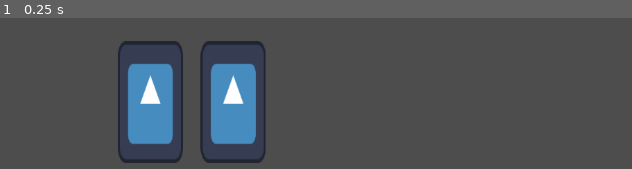
Above: before the commit, frame 1.
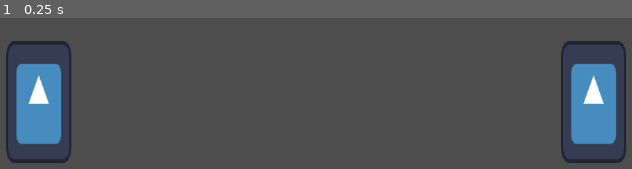
Above: after the commit, the same moment.

Repository: CanadianPS1/ChristmasShakedown
Game: Godot game, scene res://Sceens/GamePlay.tscn
Two runs of this game, one before a commit and one after it. Both use one fixed random seed, a clock stepped at 60 frames per second and the inputs below. This scene is started directly instead of the project's main scene. The engine's default icon, where the game draws it, is replaced by a stand-in: a white triangle on a blue panel in a dark square.
Inputs:
- Up to frame 1 (0.25 s): no input

The runs differ from the first frame. In frame 1, 19% of the frame differs, in the area x 0-100%, y 15-97%.

Commit message:
Player state
now handles win conditions

Diff:
--- /dev/null
+++ b/x-mas-shakedown--the-grinch-who-hooked-a-who/GameState.gd
@@ -0,0 +1,28 @@
+extends Node
+
+var player1_score = 0
+var player2_score = 0
+var current_round = 1
+var rounds_to_win = 3  # best of 3
+var game_winner_id
+func on_player_win(winning_player_id: int):
+	if winning_player_id == 1:
+		player1_score += 1
+	else:
+		player2_score += 1
+
+	print("Player " + str(winning_player_id) + " wins round " + str(current_round))
+	current_round += 1
+
+	# check if someone has won the match
+	if player1_score >= rounds_to_win || player2_score >= rounds_to_win:
+		if player1_score > player2_score:
+			game_winner_id = 1
+		elif player2_score > player1_score:
+			game_winner_id = 2
+
+		get_tree().change_scene_to_file("res://sceens/PlayerWins.tscn")
+		print("Winner" + str(game_winner_id))
+	else:
+		# nobody has won the match yet, start next round
+		get_tree().reload_current_scene()
--- a/x-mas-shakedown--the-grinch-who-hooked-a-who/Sceens/GamePlay.tscn
+++ b/x-mas-shakedown--the-grinch-who-hooked-a-who/Sceens/GamePlay.tscn
@@ -15,7 +15,7 @@
 [sub_resource type="RectangleShape2D" id="RectangleShape2D_ud5e3"]
 size = Vector2(1125.5, 20)
 
-[sub_resource type="CapsuleShape2D" id="CapsuleShape2D_62mge"]
+[sub_resource type="CapsuleShape2D" id="CapsuleShape2D_68qrh"]
 radius = 48.0
 height = 178.0
 
@@ -27,6 +27,10 @@
 
 [sub_resource type="RectangleShape2D" id="RectangleShape2D_8v46g"]
 size = Vector2(204, 87.555)
+
+[sub_resource type="CapsuleShape2D" id="CapsuleShape2D_62mge"]
+radius = 48.0
+height = 178.0
 
 [node name="Game" type="Node2D" unique_id=1491194938]
 
@@ -54,7 +58,7 @@
 position = Vector2(-1, -31)
 
 [node name="Player1" type="CharacterBody2D" parent="." unique_id=38468320]
-position = Vector2(-119.525, 126.055)
+position = Vector2(-400, 150)
 floor_constant_speed = true
 floor_max_angle = 1.213
 floor_snap_length = 14.8
@@ -65,7 +69,7 @@
 texture = ExtResource("1_dsmy1")
 
 [node name="Hitbox" type="CollisionShape2D" parent="Player1" unique_id=719732252]
-shape = SubResource("CapsuleShape2D_62mge")
+shape = SubResource("CapsuleShape2D_68qrh")
 
 [node name="PunchHurtbox" type="Area2D" parent="Player1" unique_id=1415402131]
 position = Vector2(100, -20)
@@ -96,7 +100,7 @@
 debug_color = Color(0.8117647, 0, 0.18039216, 0.41960785)
 
 [node name="Player2" type="CharacterBody2D" parent="." unique_id=1453117527]
-position = Vector2(-239.05, 252.11)
+position = Vector2(400, 150)
 floor_constant_speed = true
 floor_max_angle = 1.213
 floor_snap_length = 14.8
--- a/x-mas-shakedown--the-grinch-who-hooked-a-who/Sceens/MenuSceen.tscn
+++ b/x-mas-shakedown--the-grinch-who-hooked-a-who/Sceens/MenuSceen.tscn
@@ -1,15 +1,17 @@
-[gd_scene load_steps=2 format=3 uid="uid://cncltiowchbl2"]
+[gd_scene format=3 uid="uid://cncltiowchbl2"]
 
 [ext_resource type="Script" uid="uid://b082ygwuo1n4r" path="res://Scripts/ButtonHandler.gd" id="1_2bfgj"]
+[ext_resource type="Script" uid="uid://cmloy5v66lnhf" path="res://GameState.gd" id="1_dwew8"]
 
-[node name="Node2D" type="Node2D"]
+[node name="Node2D" type="Node2D" unique_id=211424910]
+script = ExtResource("1_dwew8")
 
-[node name="UI" type="Node2D" parent="."]
+[node name="UI" type="Node2D" parent="." unique_id=473035526]
 script = ExtResource("1_2bfgj")
 
-[node name="MainMenu" type="Node2D" parent="UI"]
+[node name="MainMenu" type="Node2D" parent="UI" unique_id=1447129973]
 
-[node name="MovesButton" type="Button" parent="UI/MainMenu"]
+[node name="MovesButton" type="Button" parent="UI/MainMenu" unique_id=716935934]
 offset_left = -198.0
 offset_top = -19.0
 offset_right = 194.0
@@ -17,7 +19,7 @@
 mouse_default_cursor_shape = 2
 text = "Moves"
 
-[node name="ExitButton" type="Button" parent="UI/MainMenu"]
+[node name="ExitButton" type="Button" parent="UI/MainMenu" unique_id=1586783665]
 offset_left = -199.0
 offset_top = 113.0
 offset_right = 196.0
@@ -25,7 +27,7 @@
 mouse_default_cursor_shape = 2
 text = "Exit"
 
-[node name="PlayButton" type="Button" parent="UI/MainMenu"]
+[node name="PlayButton" type="Button" parent="UI/MainMenu" unique_id=564326159]
 offset_left = -203.0
 offset_top = -168.0
 offset_right = 192.0
@@ -34,10 +36,10 @@
 text = "Play
 "
 
-[node name="CharacterSelect" type="Node2D" parent="UI"]
+[node name="CharacterSelect" type="Node2D" parent="UI" unique_id=1456165397]
 visible = false
 
-[node name="SallyWho" type="Button" parent="UI/CharacterSelect"]
+[node name="SallyWho" type="Button" parent="UI/CharacterSelect" unique_id=1797690453]
 offset_left = 41.0
 offset_top = -172.0
 offset_right = 200.0
@@ -46,7 +48,7 @@
 text = "Sally Who
 "
 
-[node name="Grinch" type="Button" parent="UI/CharacterSelect"]
+[node name="Grinch" type="Button" parent="UI/CharacterSelect" unique_id=613555534]
 offset_left = -188.0
 offset_top = -173.0
 offset_right = -29.0
@@ -55,7 +57,7 @@
 text = "The Grinch
 "
 
-[node name="BackButton" type="Button" parent="UI/CharacterSelect"]
+[node name="BackButton" type="Button" parent="UI/CharacterSelect" unique_id=20303632]
 offset_left = -196.0
 offset_top = 160.0
 offset_right = 199.0
@@ -64,7 +66,7 @@
 text = "Back
 "
 
-[node name="FightButton" type="Button" parent="UI/CharacterSelect"]
+[node name="FightButton" type="Button" parent="UI/CharacterSelect" unique_id=626837003]
 offset_left = -194.0
 offset_top = -294.0
 offset_right = 201.0
@@ -73,10 +75,10 @@
 text = "FIGHT
 "
 
-[node name="PostGame" type="Node2D" parent="UI"]
+[node name="PostGame" type="Node2D" parent="UI" unique_id=239584554]
 visible = false
 
-[node name="ReplayButton" type="Button" parent="UI/PostGame"]
+[node name="ReplayButton" type="Button" parent="UI/PostGame" unique_id=737606937]
 offset_left = 92.0
 offset_top = -96.0
 offset_right = 487.0
@@ -85,7 +87,7 @@
 text = "Replay
 "
 
-[node name="ExitToMainMenuButton" type="Button" parent="UI/PostGame"]
+[node name="ExitToMainMenuButton" type="Button" parent="UI/PostGame" unique_id=976713703]
 offset_left = 93.0
 offset_top = 41.0
 offset_right = 488.0
@@ -93,10 +95,10 @@
 mouse_default_cursor_shape = 2
 text = "Exit to Main Menu"
 
-[node name="Controlls" type="Node2D" parent="UI"]
+[node name="Controlls" type="Node2D" parent="UI" unique_id=17455475]
 visible = false
 
-[node name="SallyWho" type="Button" parent="UI/Controlls"]
+[node name="SallyWho" type="Button" parent="UI/Controlls" unique_id=1599133466]
 offset_left = 41.0
 offset_top = -172.0
 offset_right = 200.0
@@ -105,7 +107,7 @@
 text = "Sally Who
 "
 
-[node name="BackButton" type="Button" parent="UI/Controlls"]
+[node name="BackButton" type="Button" parent="UI/Controlls" unique_id=1602565471]
 offset_left = -196.0
 offset_top = 160.0
 offset_right = 199.0
@@ -114,7 +116,7 @@
 text = "Back
 "
 
-[node name="Grinch" type="Button" parent="UI/Controlls"]
+[node name="Grinch" type="Button" parent="UI/Controlls" unique_id=1698706367]
 offset_left = -188.0
 offset_top = -173.0
 offset_right = -29.0
@@ -123,10 +125,10 @@
 text = "The Grinch
 "
 
-[node name="GrinchControlls" type="Node2D" parent="UI"]
+[node name="GrinchControlls" type="Node2D" parent="UI" unique_id=165756920]
 visible = false
 
-[node name="BackButton" type="Button" parent="UI/GrinchControlls"]
+[node name="BackButton" type="Button" parent="UI/GrinchControlls" unique_id=606058258]
 offset_left = -196.0
 offset_top = 160.0
 offset_right = 199.0
@@ -135,17 +137,17 @@
 text = "Back
 "
 
-[node name="RichTextLabel" type="RichTextLabel" parent="UI/GrinchControlls"]
+[node name="RichTextLabel" type="RichTextLabel" parent="UI/GrinchControlls" unique_id=1700552521]
 offset_left = -56.0
 offset_top = -275.0
 offset_right = 295.0
 offset_bottom = -212.0
 text = "Grinch Controlls"
 
-[node name="SallyControlls" type="Node2D" parent="UI"]
+[node name="SallyControlls" type="Node2D" parent="UI" unique_id=1179835542]
 visible = false
 
-[node name="BackButton" type="Button" parent="UI/SallyControlls"]
+[node name="BackButton" type="Button" parent="UI/SallyControlls" unique_id=80676850]
 offset_left = -196.0
 offset_top = 160.0
 offset_right = 199.0
@@ -154,11 +156,11 @@
 text = "Back
 "
 
-[node name="RichTextLabel" type="RichTextLabel" parent="UI/SallyControlls"]
+[node name="RichTextLabel" type="RichTextLabel" parent="UI/SallyControlls" unique_id=836429772]
 offset_left = -56.0
 offset_top = -275.0
 offset_right = 295.0
 offset_bottom = -212.0
 text = "Sally Who Controlls"
 
-[node name="Camera2D" type="Camera2D" parent="."]
+[node name="Camera2D" type="Camera2D" parent="." unique_id=1594832112]
--- /dev/null
+++ b/x-mas-shakedown--the-grinch-who-hooked-a-who/Sceens/PlayerWins.tscn
@@ -0,0 +1,10 @@
+[gd_scene format=3 uid="uid://bw1plixl8ghq8"]
+
+[node name="PlayerWins" type="Node2D" unique_id=1677709560]
+
+[node name="Label" type="Label" parent="." unique_id=452252800]
+offset_left = 485.0
+offset_top = 297.0
+offset_right = 925.0
+offset_bottom = 561.0
+text = "You win"
--- a/x-mas-shakedown--the-grinch-who-hooked-a-who/Scripts/Player Scripts/BaseCharacterController.gd
+++ b/x-mas-shakedown--the-grinch-who-hooked-a-who/Scripts/Player Scripts/BaseCharacterController.gd
@@ -120,17 +120,12 @@
 		"heavie": damage = 25.0
 
 	if body.has_method("_take_damage"):
-		body._take_damage(damage)
+		body._take_damage(damage, player_id)
 
 
 
-func _take_damage(damage: float):
+func _take_damage(damage: float, attacker_id: int):
 	if current_health > 0:
 		current_health -= damage
 	elif current_health <= 0:
-		_player_win(player_id)
-
-
-func _player_win(player_id: int):
-	print("THis Player wins")
-	print(player_id)
+		GameState.on_player_win(attacker_id)
--- a/x-mas-shakedown--the-grinch-who-hooked-a-who/Scripts/Player Scripts/Player1Controller.gd
+++ /dev/null
@@ -1,83 +0,0 @@
-extends CharacterBody2D
-
-const SPEED = 300.0
-const JUMP_VELOCITY = -800.0
-
-# Get gravity from project settings to be consistent with rigid bodies
-var gravity = ProjectSettings.get_setting("physics/2d/default_gravity")
-var currentAttack = "";
-@onready var crouching = false;
-var Grinch = true;
-func _physics_process(delta):
-	# Add gravity
-	if not is_on_floor():
-		velocity.y += gravity * delta
-	var body
-	var punch;
-	var light;
-	var heavie;
-	var kick;
-	var player;
-	if Grinch:
-		body = get_node("GrinchBody");
-		punch = get_node("GrinchPunch");
-		light = get_node("GrinchLight");
-		heavie = get_node("GrinchHeavie");
-		kick = get_node("GrinchKick");
-	#movement for p1
-	# Handle jump
-	if Input.is_action_just_pressed("P1Up") and is_on_floor():
-		velocity.y = JUMP_VELOCITY
-	if Input.is_action_just_released("P1Down") and is_on_floor() and crouching == true:
-		crouching = false;
-		body.scale.y = body.scale.y * 2;
-	if Input.is_action_just_pressed("P1Down") and crouching == false:
-		crouching = true;
-		body.scale.y = body.scale.y / 2;
-	# Get input direction (-1, 0, 1) and handle left/right movement
-	var direction = Input.get_axis("P1Left", "P1Right")
-	if direction:
-		velocity.x = direction * SPEED
-	else:
-		# Smoothly stop (learping)
-		velocity.x = move_toward(velocity.x, 0, SPEED / 7)
-	velocity.y += gravity * delta
-	#attacks
-
-	if Input.is_action_just_pressed("P1Punch") && currentAttack == "":
-		print("P1 Punched");
-		punch.disabled = false;
-		punch.show()
-		currentAttack = "punch";
-		await get_tree().create_timer(0.2).timeout
-		punch.disabled = true;
-		punch.hide();
-		currentAttack = "";
-	if Input.is_action_just_pressed("P1Kick") && currentAttack == "":
-		print("P1 Kicked");
-		kick.disabled = false;
-		kick.show()
-		currentAttack = "kick"
-		await get_tree().create_timer(0.3).timeout
-		kick.disabled = true;
-		kick.hide();
-		currentAttack = "";
-	if Input.is_action_just_pressed("P1Heavie") && currentAttack == "":
-		print("P1 Heavied");
-		heavie.disabled = false;
-		heavie.show()
-		currentAttack = "heavie";
-		await get_tree().create_timer(0.5).timeout
-		heavie.disabled = true;
-		heavie.hide();
-		currentAttack = "";
-	if Input.is_action_just_pressed("P1Light") && currentAttack == "":
-		print("P1 Slashed");
-		light.disabled = false;
-		light.show()
-		currentAttack = "light";
-		await get_tree().create_timer(0.4).timeout
-		light.disabled = true;
-		light.hide();
-		currentAttack = "";
-	move_and_slide()
--- a/x-mas-shakedown--the-grinch-who-hooked-a-who/Scripts/Player Scripts/Player2Controller.gd
+++ /dev/null
@@ -1,83 +0,0 @@
-extends CharacterBody2D
-
-const SPEED = 300.0
-const JUMP_VELOCITY = -800.0
-
-# Get gravity from project settings to be consistent with rigid bodies
-var gravity = ProjectSettings.get_setting("physics/2d/default_gravity")
-var currentAttack = "";
-@onready var crouching = false;
-var Grinch = true;
-func _physics_process(delta):
-	# Add gravity
-	if not is_on_floor():
-		velocity.y += gravity * delta
-	var body
-	var punch;
-	var light;
-	var heavie;
-	var kick;
-	var player;
-	if Grinch:
-		body = get_node("GrinchBody");
-		punch = get_node("GrinchPunch");
-		light = get_node("GrinchLight");
-		heavie = get_node("GrinchHeavie");
-		kick = get_node("GrinchKick");
-	#movement for P2
-	# Handle jump
-	if Input.is_action_just_pressed("P2Up") and is_on_floor():
-		velocity.y = JUMP_VELOCITY
-	if Input.is_action_just_released("P2Down") and is_on_floor() and crouching == true:
-		crouching = false;
-		body.scale.y = body.scale.y * 2;
-	if Input.is_action_just_pressed("P2Down") and is_on_floor() and crouching == false:
-		crouching = true;
-		body.scale.y = body.scale.y / 2;
-	# Get input direction (-1, 0, 1) and handle left/right movement
-	var direction = Input.get_axis("P2Left", "P2Right")
-	if direction:
-		velocity.x = direction * SPEED
-	else:
-		# Smoothly stop (learping)
-		velocity.x = move_toward(velocity.x, 0, SPEED / 7)
-	velocity.y += gravity * delta
-	#attacks
-
-	if Input.is_action_just_pressed("P2Punch") && currentAttack == "":
-		print("P2 Punched");
-		punch.disabled = false;
-		punch.show()
-		currentAttack = "punch";
-		await get_tree().create_timer(0.2).timeout
-		punch.disabled = true;
-		punch.hide();
-		currentAttack = "";
-	if Input.is_action_just_pressed("P2Kick") && currentAttack == "":
-		print("P2 Kicked");
-		kick.disabled = false;
-		kick.show()
-		currentAttack = "kick"
-		await get_tree().create_timer(0.3).timeout
-		kick.disabled = true;
-		kick.hide();
-		currentAttack = "";
-	if Input.is_action_just_pressed("P2Heavie") && currentAttack == "":
-		print("P2 Heavied");
-		heavie.disabled = false;
-		heavie.show()
-		currentAttack = "heavie";
-		await get_tree().create_timer(0.5).timeout
-		heavie.disabled = true;
-		heavie.hide();
-		currentAttack = "";
-	if Input.is_action_just_pressed("P2Light") && currentAttack == "":
-		print("P2 Slashed");
-		light.disabled = false;
-		light.show()
-		currentAttack = "light";
-		await get_tree().create_timer(0.4).timeout
-		light.disabled = true;
-		light.hide();
-		currentAttack = "";
-	move_and_slide()
--- a/x-mas-shakedown--the-grinch-who-hooked-a-who/project.godot
+++ b/x-mas-shakedown--the-grinch-who-hooked-a-who/project.godot
@@ -18,6 +18,10 @@
 run/main_scene="uid://cncltiowchbl2"
 config/features=PackedStringArray("4.6", "Forward Plus")
 config/icon="res://icon.svg"
+
+[autoload]
+
+GameState="*uid://cmloy5v66lnhf"
 
 [input]
 
Not shown, added: x-mas-shakedown--the-grinch-who-hooked-a-who/GameState.gd.uid
Not shown, removed: x-mas-shakedown--the-grinch-who-hooked-a-who/Scripts/Player Scripts/Player1Controller.gd.uid
Not shown, removed: x-mas-shakedown--the-grinch-who-hooked-a-who/Scripts/Player Scripts/Player2Controller.gd.uid
